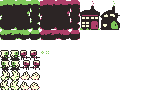
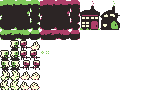
Two versions of the same layered image (150x100). Layer-by-layer changes:
painted on "Background" over [10, 40, 40, 50]
